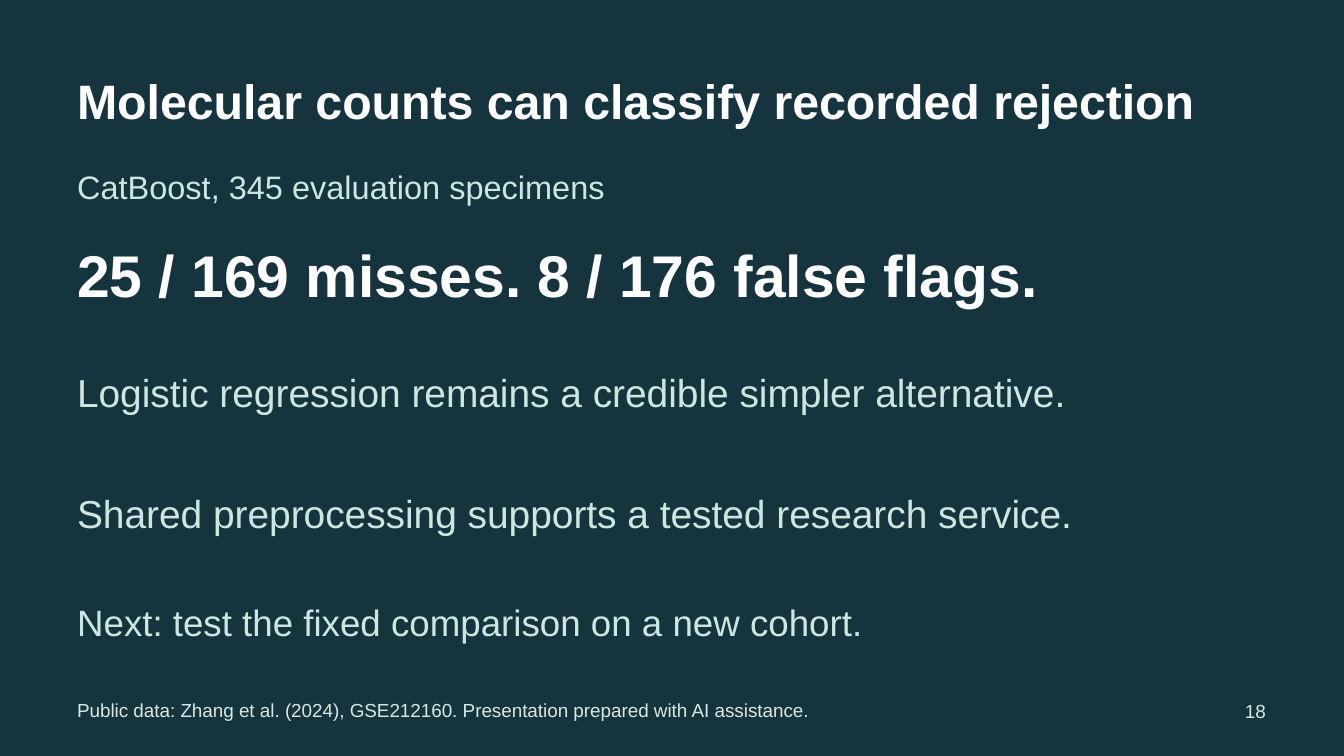
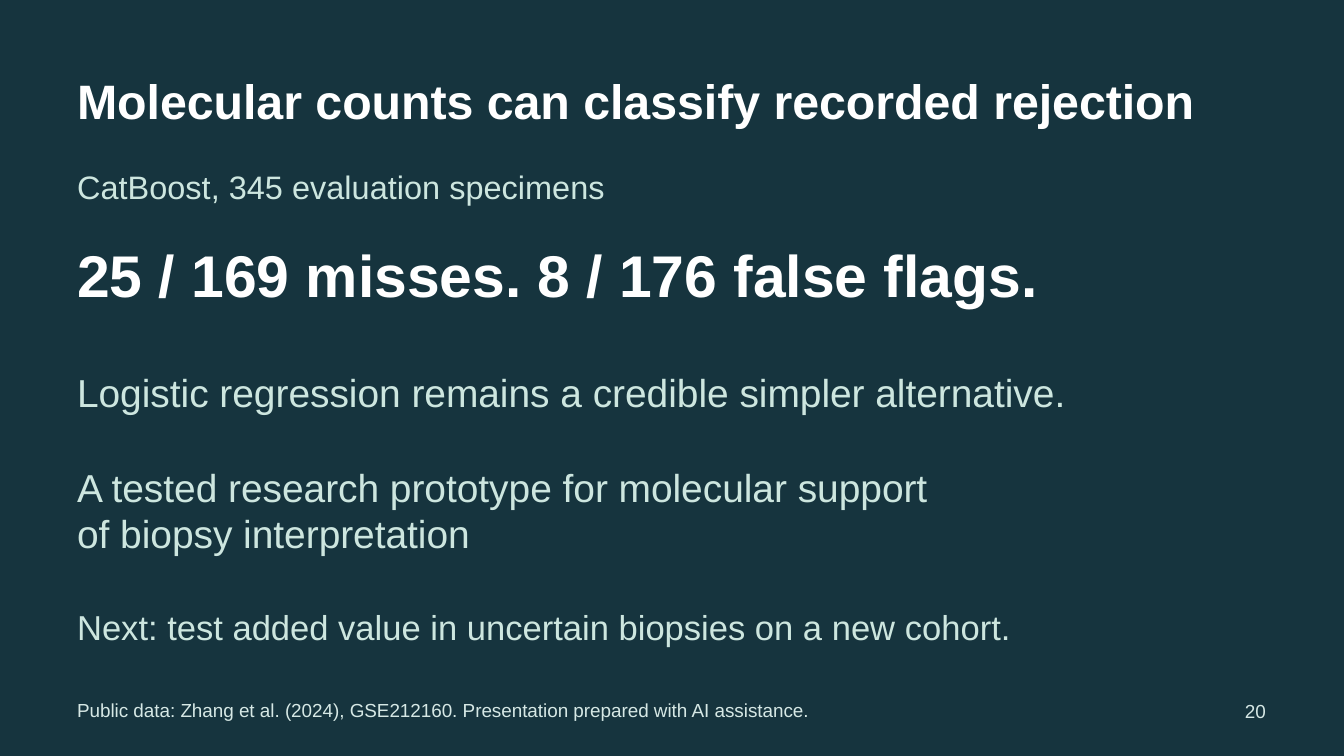
Before and after one commit to ca34525/Kidney-Biopsy-Rejection-Classifier, a slide deck: slide 20 of presentation/unos_kidney_biopsy.pptx (slide 18 before the commit). Drawn at 1344x756 pixels with LibreOffice and Linux fonts; fonts in the diff are those of the drawing. Boxes give left, top, right and bottom in pixels: in the first picture for what was removed or moved away, otherwise in the second. Text is boxed around its words. In the diff, an @@ line names an element or a change of style, - is before the commit and + after.

Commit message:
Document the molecular second-opinion rationale

```diff
--- a/presentation/unos_kidney_biopsy.pptx
+++ b/presentation/unos_kidney_biopsy.pptx
@@ text at bbox=[77, 474, 928, 555]: text changed @@
-Shared preprocessing supports a tested research service.
+A tested research prototype for molecular support
+of biopsy interpretation
@@ text at bbox=[77, 615, 1011, 647]: text changed; size 26.2 to 24.8 pt @@
-Next: test the fixed comparison on a new cohort.
+Next: test added value in uncertain biopsies on a new cohort.
@@ text at bbox=[1245, 705, 1266, 718]: text changed @@
-18
+20
```
Also in this commit, not shown: 21 other slides changed, 4 slides added, 1 slide removed, 44 other files.
